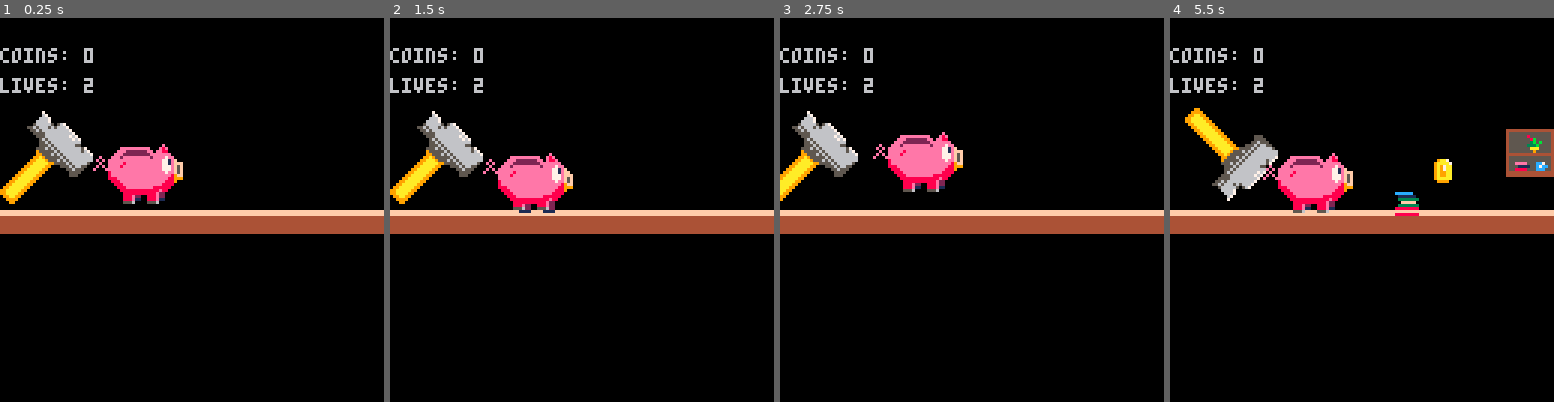
Above: before the commit, frames 1-4 (left to right).
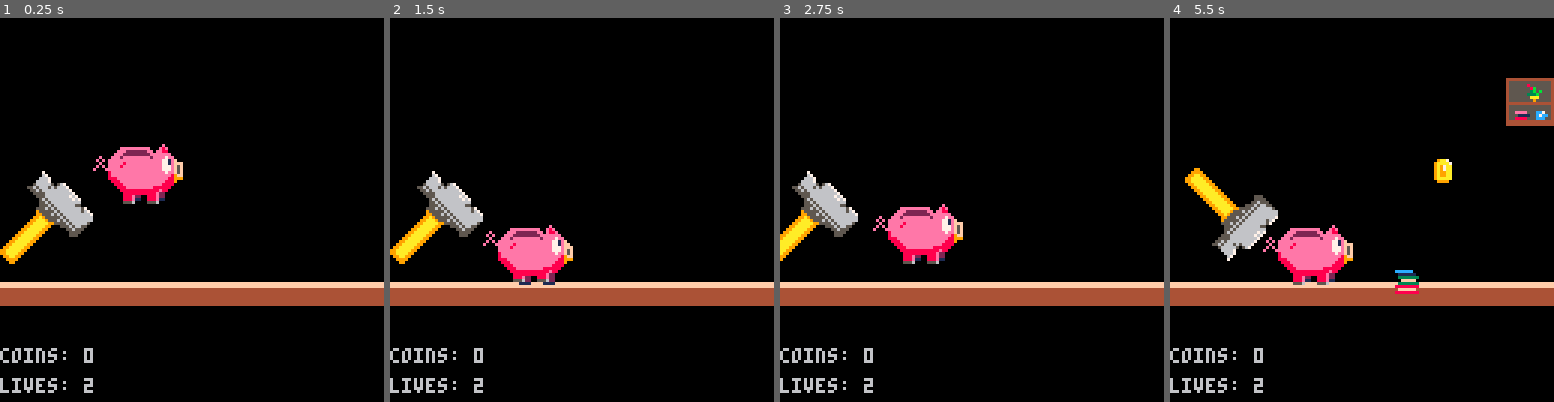
Above: after the commit, the same moments.

Repository: Houzvicka/ld44
Game: PICO-8 cartridge piggy.p8
Two runs of this game, one before a commit and one after it. Both use one fixed random seed, a clock stepped at 60 frames per second and the inputs below.
Inputs:
- Up to frame 1 (0.25 s): no input
- Up to frame 2 (1.5 s): tap X (X key) at 0.33, 1.07 s
- Up to frame 3 (2.75 s): hold Right 1.6-2.1 s; tap X (X key) at 1.85 s; hold Up 2.15-2.42 s; hold Right from 2.47 s (still down)
- Up to frame 4 (5.5 s): tap X (X key) at 2.97, 4.08, 5.2 s; release Right at 3.03 s; hold Left 3.08-3.58 s; hold Right 4.02-4.68 s; hold Up 4.73-5.03 s; hold Left from 5.08 s (still down)

The runs differ from the first frame. In frame 1, 17% of the frame differs, in the area x 0-100%, y 7-98%; in frame 2, 22%; in frame 3, 20%; in frame 4, 25%.

Commit message:
position fixes;

Diff:
--- a/piggy.p8
+++ b/piggy.p8
@@ -57,10 +57,10 @@
  draw_coins()
 
  --draw score
- print("coins: "..player.ncoin, player.x - 30, 10)
+ print("coins: "..player.ncoin, player.x - 30, 110)
 
  --draw lives
- print("lives: "..player.lives, player.x - 30, 20)
+ print("lives: "..player.lives, player.x - 30, 120)
 end
 
 function game_start()
@@ -252,7 +252,7 @@
 function make_hammer()
 	hammer = {}
 	hammer.x = 0
-	hammer.y = 30
+	hammer.y = 50
 	hammer.sprite = 8
 end
 
@@ -337,7 +337,7 @@
 function put_item(index)
 	local item = {}
 	item.x = 150
-	item.y = max(rnd(40),20)
+	item.y = max(rnd(60),20)
 	item.sprite = index
 	return item
 end
@@ -387,7 +387,7 @@
 function put_ob(index)
 	local ob = {}
 	ob.x = 150
-	ob.y = 58
+	ob.y = 84
 	ob.sprite = index
 	return ob
 end
@@ -478,4 +478,7 @@
 0000000000000000000000000000000000000000000000000000000000000000000000000000000000000000000000000000000000000000000000000000000000000000000000000000000000000000000000000000000000000000000000000000000000000000000000000000000000000000000000000000000000000000
 0000000000000000000000000000000000000000000000000000000000000000000000000000000000000000000000000000000000000000000000000000000000000000000000000000000000000000000000000000000000000000000000000000000000000000000000000000000000000000000000000000000000000000
 0000000000000000000000000000000000000000000000000000000000000000000000000000000000000000000000000000000000000000000000000000000000000000000000000000000000000000000000000000000000000000000000000000000000000000000000000000000000000000000000000000000000000000
-0707070707070707070707070707070707070707070707070707070707070707070707070707070707070707070707070707070700000000000000000000000000000000000000000000000000000000000000000000000000000000000000000000000000000000000000000000000000000000000000000000000000000000
+0000000000000000000000000000000000000000000000000000000000000000000000000000000000000000000000000000000000000000000000000000000000000000000000000000000000000000000000000000000000000000000000000000000000000000000000000000000000000000000000000000000000000000
+0000000000000000000000000000000000000000000000000000000000000000000000000000000000000000000000000000000000000000000000000000000000000000000000000000000000000000000000000000000000000000000000000000000000000000000000000000000000000000000000000000000000000000
+0000000000000000000000000000000000000000000000000000000000000000000000000000000000000000000000000000000000000000000000000000000000000000000000000000000000000000000000000000000000000000000000000000000000000000000000000000000000000000000000000000000000000000
+0707070707070707070707070707070707070707070707070707070707070707070707070707070707070707070707070707070707070707070707000000000000000000000000000000000000000000000000000000000000000000000000000000000000000000000000000000000000000000000000000000000000000000
